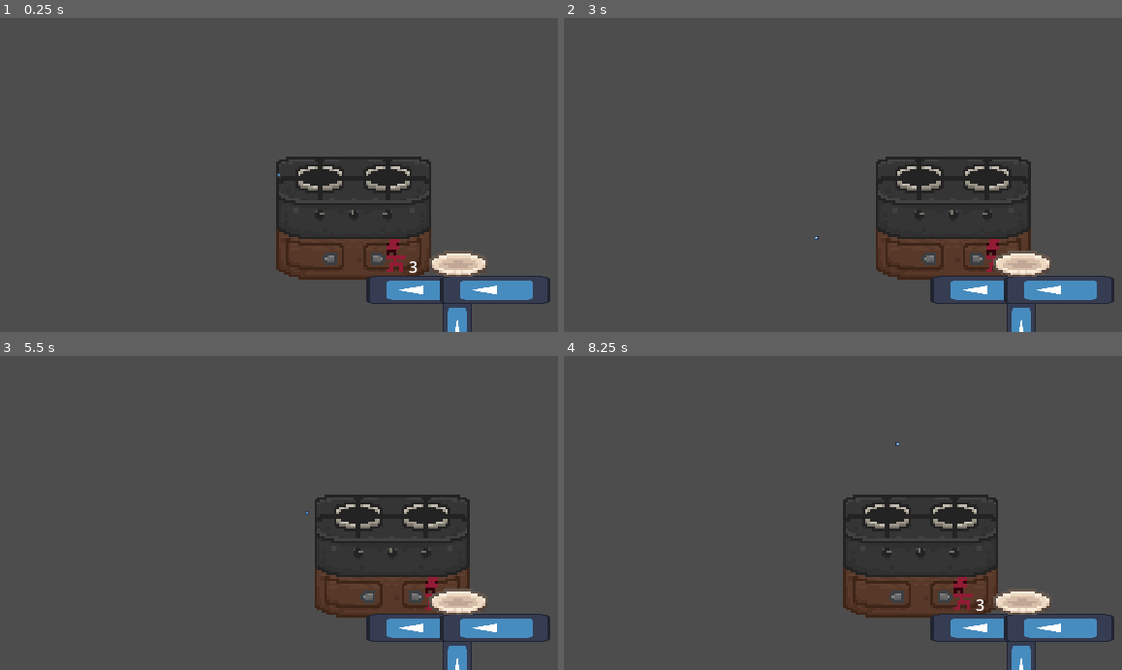
Above: before the commit, frames 1-4 (two rows, left to right).
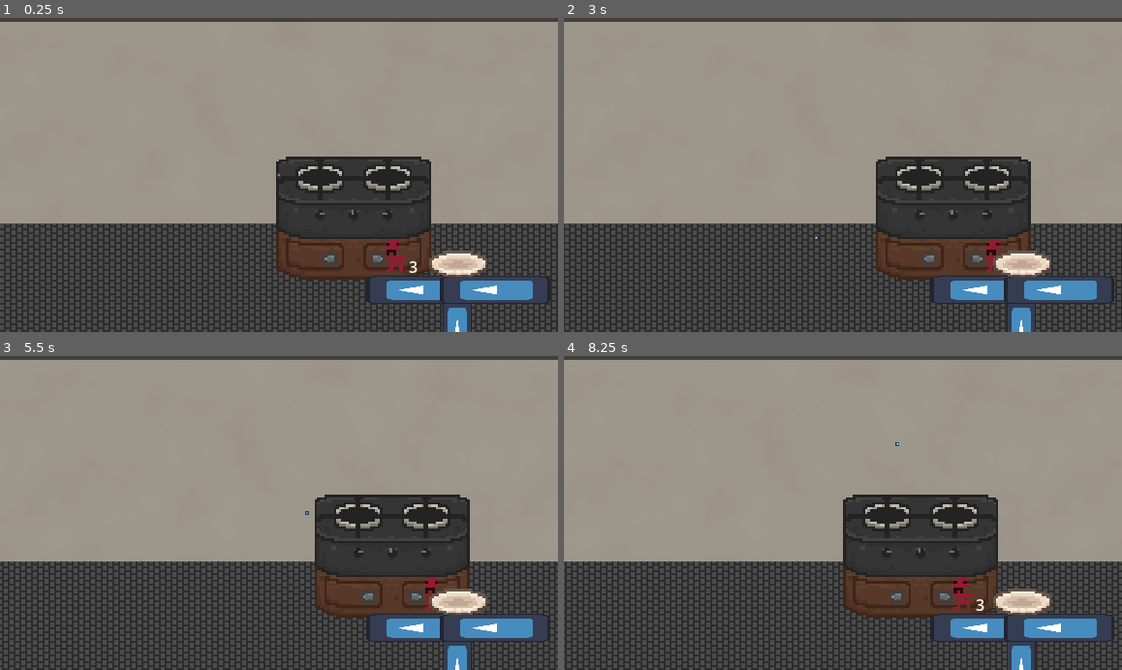
Above: after the commit, the same moments.

Repository: Regonold520/gmtk-foodkap
Game: Godot game, scene res://main.tscn
Same seed, same stepped clock (60 frames per second), same inputs: the game is played once before the commit and once after it. The engine's default icon, where the game draws it, is replaced by a stand-in: a white triangle on a blue panel in a dark square.
Inputs (mouse positions are in pixels of both pictures, inside the frame that each line leads up to):
- Up to frame 1 (0.25 s): no input
- Up to frame 2 (3 s): tap Enter at 0.5, 2 s; move the mouse to (965, 159) at 0.52 s; tap A (camera_left) at 0.6, 2.85 s; tap Space at 1.25, 2.75 s; move the mouse to (731, 190) at 1.27 s; tap D (camera_right) at 1.35 s; move the mouse to (898, 105) at 2.02 s; click (898, 105) at 2.1 s; move the mouse to (815, 237) at 2.77 s
- Up to frame 3 (5.5 s): tap Enter at 3.5 s; move the mouse to (446, 560) at 3.52 s; tap D (camera_right) at 3.6 s; tap Space at 4.25 s; move the mouse to (111, 465) at 4.27 s; click (111, 465) at 4.35 s; move the mouse to (306, 513) at 5.02 s; tap A (camera_left) at 5.1 s
- Up to frame 4 (8.25 s): move the mouse to (759, 434) at 5.77 s; tap D (camera_right) at 5.85, 8.1 s; move the mouse to (965, 497) at 6.52 s; click (965, 497) at 6.6 s; move the mouse to (731, 528) at 7.27 s; tap A (camera_left) at 7.35 s; move the mouse to (898, 443) at 8.02 s

The runs differ from the first frame. In frame 1, 72% of the frame differs, in the area x 0-100%, y 1-100%; in frame 2, 72%; in frame 3, 72%; in frame 4, 72%.

Commit message:
procedural backgrounds

Diff:
--- a/main.tscn
+++ b/main.tscn
@@ -1,5 +1,7 @@
 [gd_scene format=3 uid="uid://b605k8vk4eklb"]
 
+[ext_resource type="Script" uid="uid://3d2dq17iweji" path="res://scripts/BackgroundGenerator.gd" id="1_dg77c"]
+[ext_resource type="Texture2D" uid="uid://d0s8ipw2o6f0d" path="res://assets/uiAndBg/slice.png" id="1_efxa6"]
 [ext_resource type="Script" uid="uid://ds30j7ju2x01n" path="res://scripts/holdingManager.gd" id="1_ig7tw"]
 [ext_resource type="PackedScene" uid="uid://blk14fdp1rcc6" path="res://scenes/ingredientBox.tscn" id="2_0xm2m"]
 [ext_resource type="Script" uid="uid://opk5dpwvdpmf" path="res://scripts/selectionManager.gd" id="2_1bvp3"]
@@ -10,6 +12,16 @@
 [ext_resource type="Texture2D" uid="uid://bnamtuh6dbb51" path="res://assets/machines/container.png" id="6_kek77"]
 [ext_resource type="Texture2D" uid="uid://0xu46j311sbf" path="res://assets/machines/grill.png" id="9_4c57u"]
 [ext_resource type="Script" uid="uid://bdl3763ymos5b" path="res://scripts/camera_2d.gd" id="10_4c57u"]
+
+[sub_resource type="Gradient" id="Gradient_1h7o1"]
+colors = PackedColorArray(0.2946382, 3.218744e-07, 8.4228816e-08, 1, 1, 1, 1, 1)
+
+[sub_resource type="FastNoiseLite" id="FastNoiseLite_mlghm"]
+
+[sub_resource type="NoiseTexture2D" id="NoiseTexture2D_mltvj"]
+noise = SubResource("FastNoiseLite_mlghm")
+color_ramp = SubResource("Gradient_1h7o1")
+seamless = true
 
 [sub_resource type="CircleShape2D" id="CircleShape2D_mltvj"]
 radius = 2.0
@@ -30,6 +42,29 @@
 metadata/_custom_type_script = "uid://de02chtosiqg4"
 
 [node name="Node2D" type="Node2D" unique_id=1273140]
+
+[node name="Background" type="Node2D" parent="." unique_id=1159840985 node_paths=PackedStringArray("constantSlice", "extraSliceContainer", "noiseTexture")]
+script = ExtResource("1_dg77c")
+constantSlice = NodePath("Slice")
+extraSliceContainer = NodePath("SliceContainer")
+noiseTexture = NodePath("TextureRect")
+segments = 10
+
+[node name="Slice" type="Sprite2D" parent="Background" unique_id=1829227431]
+position = Vector2(516, 162)
+texture = ExtResource("1_efxa6")
+
+[node name="SliceContainer" type="Node2D" parent="Background" unique_id=1490321238]
+
+[node name="TextureRect" type="TextureRect" parent="Background" unique_id=113348451]
+modulate = Color(1, 1, 1, 0.02745098)
+offset_left = -744.0
+offset_top = 4.0
+offset_right = 576.0
+offset_bottom = 212.0
+texture = SubResource("NoiseTexture2D_mltvj")
+expand_mode = 2
+stretch_mode = 1
 
 [node name="HoldingManager" type="Node" parent="." unique_id=280262521 node_paths=PackedStringArray("ItemHeldVisual")]
 script = ExtResource("1_ig7tw")
@@ -83,35 +118,16 @@
 scale = Vector2(2.5, 2.5)
 texture = ExtResource("6_kek77")
 
-[node name="Area2D" parent="Container" unique_id=961949610 instance=ExtResource("2_0xm2m")]
+[node name="Left" parent="Container" unique_id=961949610 instance=ExtResource("2_0xm2m")]
 position = Vector2(-17.2, 1.2000077)
 scale = Vector2(0.39999995, 0.39999995)
 
-[node name="Area2D2" parent="Container" unique_id=978876219 instance=ExtResource("2_0xm2m")]
+[node name="Right" parent="Container" unique_id=978876219 instance=ExtResource("2_0xm2m")]
 position = Vector2(17.599998, 1.2000077)
 scale = Vector2(0.39999995, 0.39999995)
 ResourcesHeld = Array[ExtResource("5_lquwl")]([SubResource("Resource_1bvp3"), SubResource("Resource_kek77"), SubResource("Resource_4c57u")])
 
 [node name="Grill" type="Sprite2D" parent="." unique_id=676387498]
-position = Vector2(365.00003, 185.5)
-scale = Vector2(2.5, 2.5)
-texture = ExtResource("9_4c57u")
-
-[node name="Container2" type="Sprite2D" parent="." unique_id=1249614761]
-position = Vector2(365, 242.49997)
-scale = Vector2(2.5, 2.5)
-texture = ExtResource("6_kek77")
-
-[node name="Area2D" parent="Container2" unique_id=628414422 instance=ExtResource("2_0xm2m")]
-position = Vector2(-17.2, 1.2000077)
-scale = Vector2(0.39999995, 0.39999995)
-
-[node name="Area2D2" parent="Container2" unique_id=30351018 instance=ExtResource("2_0xm2m")]
-position = Vector2(17.599998, 1.2000077)
-scale = Vector2(0.39999995, 0.39999995)
-ResourcesHeld = Array[ExtResource("5_lquwl")]([SubResource("Resource_1bvp3"), SubResource("Resource_kek77"), SubResource("Resource_4c57u")])
-
-[node name="Grill2" type="Sprite2D" parent="." unique_id=642044077]
 position = Vector2(365.00003, 185.5)
 scale = Vector2(2.5, 2.5)
 texture = ExtResource("9_4c57u")
--- /dev/null
+++ b/scripts/BackgroundGenerator.gd
@@ -0,0 +1,27 @@
+@tool
+extends Node2D
+
+@export var constantSlice : Sprite2D
+@export var extraSliceContainer : Node2D
+@export var noiseTexture : TextureRect
+
+@export var segments = 0:
+	set(val):
+		segments = val
+		generate()
+
+func generate():
+	if extraSliceContainer:
+		for I in extraSliceContainer.get_children(): if I != constantSlice: I.queue_free()
+		if constantSlice:
+			var lastX = 0
+			for I in segments:
+				var newSlice = constantSlice.duplicate()
+				newSlice.global_position.x -= newSlice.texture.get_width() * (I + 1)
+				extraSliceContainer.add_child(newSlice)
+				lastX = newSlice.global_position.x
+			noiseTexture.global_position.x = lastX - constantSlice.texture.get_width() * 0.5
+			noiseTexture.size.x = constantSlice.texture.get_width() * (segments + 1)
+
+func _ready():
+	generate()
--- a/scripts/ResourceBox.gd
+++ b/scripts/ResourceBox.gd
@@ -9,11 +9,12 @@
 		displayItems()
 
 func _ready():
+	ResourcesHeld = ResourcesHeld.duplicate(true)
 	displayItems()
 
 func displayItems() -> void:
-	print("hi! im display items and i have", ResourcesHeld)
-	if ResourcesHeld != []:
+	print("hi! im display item", name," and i have", ResourcesHeld, "And size is ", ResourcesHeld.size())
+	if ResourcesHeld.size() != 0:
 		$ItemTexture.texture = load("res://assets/ingredients/"+ResourcesHeld[0].Type+".png")
 		$Count.text = str(ResourcesHeld.size())
 	else:
@@ -24,3 +25,7 @@
 	var item = ResourcesHeld.pop_back()
 	displayItems()
 	return item
+
+func addItemToTop(item : IngredientResource):
+	ResourcesHeld.append(item)
+	displayItems()
--- a/scripts/holdingManager.gd
+++ b/scripts/holdingManager.gd
@@ -29,7 +29,7 @@
 					canInput = false
 			else:
 				canInput = true
-			if inHand != null and canInput:
-				object.ResourcesHeld.append(inHand)
-				object.ResourcesHeld = object.ResourcesHeld
+			if canInput:
+				object.addItemToTop(inHand)
 				inHand = null
+		object.displayItems()
Binary file added: assets/uiAndBg/slice.png
Not shown, added: assets/uiAndBg/slice.png.import
Binary file added: assets/uiAndBg/test9Slice.png
Not shown, added: assets/uiAndBg/test9Slice.png.import
Not shown, added: scripts/BackgroundGenerator.gd.uid
